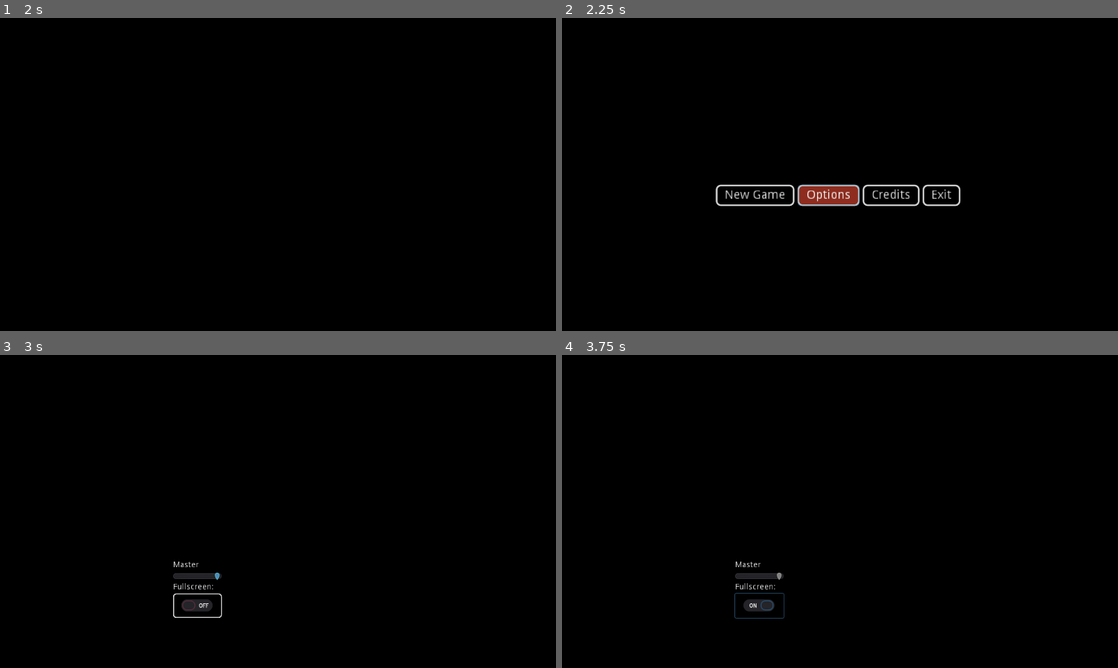
Above: before the commit, frames 1-4 (two rows, left to right).
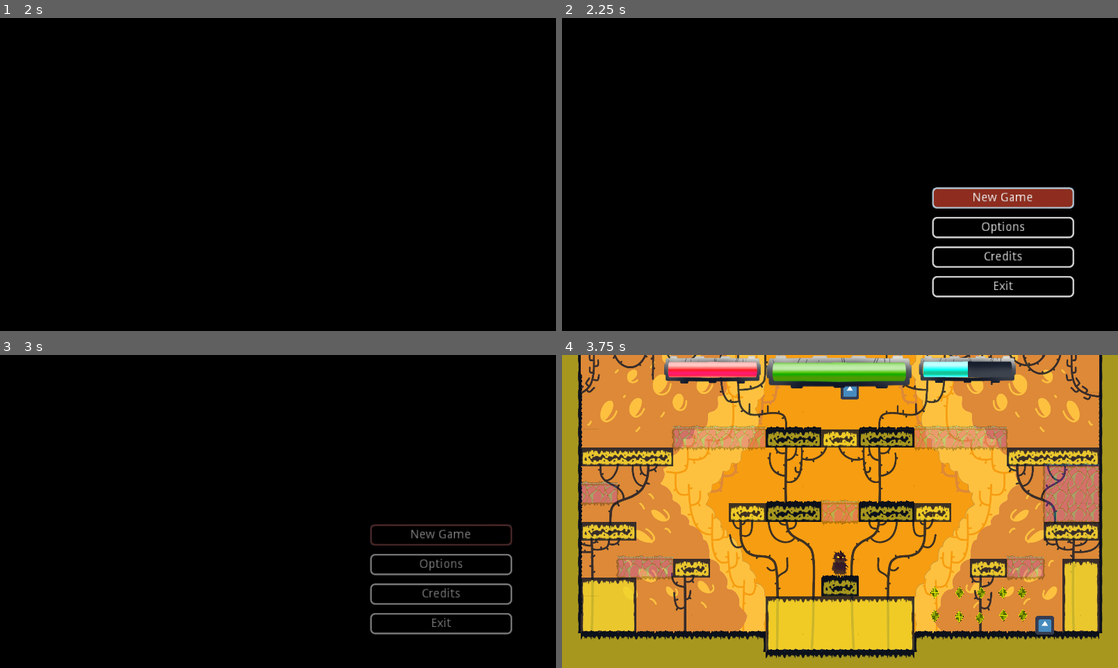
Above: after the commit, the same moments.

Repository: korvato-prime/hyperdimensional-knight
Game: Godot game, scene res://interface/TitleSceen.tscn
Two runs of this game, one before a commit and one after it. Both use one fixed random seed, a clock stepped at 60 frames per second and the inputs below. The engine's default icon, where the game draws it, is replaced by a stand-in: a white triangle on a blue panel in a dark square.
Inputs (mouse positions are in pixels of both pictures, inside the frame that each line leads up to):
- Up to frame 1 (2 s): tap Enter at 0.5 s; move the mouse to (400, 158) at 0.52 s; hold Right (ui_right) 0.53-1.28 s; hold Z (shoot) 0.53-1.28 s; tap Up (jump) at 0.77, 1.52 s; tap Space (swap) at 1.25, 1.35 s; move the mouse to (166, 190) at 1.27 s; hold Down (ui_down) from 1.28 s (still down)
- Up to frame 2 (2.25 s): tap Enter at 2 s; move the mouse to (895, 105) at 2.02 s; release Down (ui_down) at 2.03 s; hold Right (ui_right) from 2.03 s (still down); hold Z (shoot) from 2.03 s (still down)
- Up to frame 3 (3 s): release Right (ui_right) at 2.75 s; release Z (shoot) at 2.75 s; click "New Game" at 2.75 s
- Up to frame 4 (3.75 s): click (762, 605) at 3.52 s

Frame 1 is identical in both runs. In frame 2, 4.6% of the frame differs, in the area x 27-93%, y 53-90%; in frame 3, 2.4%; in frame 4, 100%, in the area x 0-100%, y 0-100%.
Error after the commit: Parse Error: Parse error: Spaces used before tabs on a line (res://enemies/walker/Walker.gd:37)

Commit message:
title screen - scene navigation and details

Diff:
--- a/interface/TitleSceen.gd
+++ b/interface/TitleSceen.gd
@@ -1,9 +1,7 @@
 extends Control
 
 func _ready():
-	$OptionsContainer.hide()
-	$CreditsText.hide()
-	get_node("anim").play("start")
+	show_title_screen()
 
 func _on_NewGameButton_pressed():
 	Transition.fade_out("res://levels/Level_1.tscn")
@@ -35,3 +33,17 @@
 
 func _on_anim_animation_finished(anim_name):
 	$VBoxContainer/NewGameButton.grab_focus()
+
+func _on_OptionsBack_pressed():
+	show_title_screen()
+	pass # Replace with function body.
+
+func _on_Back_pressed():
+	show_title_screen()
+	pass # Replace with function body.
+
+func show_title_screen():
+	$TitleLabel2.rect_position = Vector2(420, -200)
+	$OptionsContainer.hide()
+	$CreditsText.hide()
+	get_node("anim").play("start")
--- a/interface/TitleSceen.tscn
+++ b/interface/TitleSceen.tscn
@@ -20,7 +20,7 @@
 tracks/0/imported = false
 tracks/0/enabled = true
 tracks/0/keys = {
-"times": PoolRealArray( 1.1, 1.4, 1.5 ),
+"times": PoolRealArray( 1, 1.4, 1.5 ),
 "transitions": PoolRealArray( 1, 1, 1 ),
 "update": 0,
 "values": [ Vector2( 420, -200 ), Vector2( 420, 260 ), Vector2( 420, 210 ) ]
@@ -105,82 +105,125 @@
 text = "knight"
 
 [node name="OptionsContainer" type="VBoxContainer" parent="."]
-editor/display_folded = true
-margin_left = 597.792
-margin_top = 711.255
-margin_right = 681.792
-margin_bottom = 809.255
+margin_left = 161.605
+margin_top = 601.814
+margin_right = 974.605
+margin_bottom = 712.814
 rect_scale = Vector2( 2, 2 )
+__meta__ = {
+"_edit_group_": true
+}
 
 [node name="MasterLabel" type="Label" parent="OptionsContainer"]
-margin_right = 84.0
+margin_right = 813.0
 margin_bottom = 14.0
 text = "Master"
 
 [node name="HSlider" type="HSlider" parent="OptionsContainer"]
 margin_top = 18.0
-margin_right = 84.0
+margin_right = 813.0
 margin_bottom = 34.0
 script = ExtResource( 4 )
 
-[node name="FullscreenLabel" type="Label" parent="OptionsContainer"]
+[node name="HBoxContainer" type="HBoxContainer" parent="OptionsContainer"]
+editor/display_folded = true
 margin_top = 38.0
-margin_right = 84.0
-margin_bottom = 52.0
+margin_right = 813.0
+margin_bottom = 80.0
+
+[node name="FullscreenLabel" type="Label" parent="OptionsContainer/HBoxContainer"]
+margin_top = 14.0
+margin_right = 70.0
+margin_bottom = 28.0
 text = "Fullscreen:"
 
-[node name="CheckBox" type="CheckButton" parent="OptionsContainer"]
-margin_top = 56.0
-margin_right = 84.0
-margin_bottom = 98.0
-
-[node name="VBoxContainer" type="HBoxContainer" parent="."]
+[node name="CheckBox" type="CheckButton" parent="OptionsContainer/HBoxContainer"]
+margin_left = 74.0
+margin_right = 158.0
+margin_bottom = 42.0
+
+[node name="HBoxContainer2" type="HBoxContainer" parent="OptionsContainer"]
+margin_top = 84.0
+margin_right = 813.0
+margin_bottom = 108.0
+
+[node name="OptionsBack" type="Button" parent="OptionsContainer/HBoxContainer2"]
+margin_right = 813.0
+margin_bottom = 24.0
+size_flags_horizontal = 3
+text = "Back"
+
+[node name="VBoxContainer" type="VBoxContainer" parent="."]
 editor/display_folded = true
-margin_left = 532.092
-margin_top = 576.425
-margin_right = 813.092
-margin_bottom = 600.425
+margin_left = 1279.06
+margin_top = 540.088
+margin_right = 1442.06
+margin_bottom = 696.088
 rect_scale = Vector2( 3, 3 )
+size_flags_stretch_ratio = 0.0
+custom_constants/separation = 10
 alignment = 1
+__meta__ = {
+"_edit_group_": true
+}
 
 [node name="NewGameButton" type="Button" parent="VBoxContainer"]
-margin_right = 90.0
-margin_bottom = 24.0
+margin_top = 15.0
+margin_right = 163.0
+margin_bottom = 39.0
 text = "New Game"
 
 [node name="OptionsButton" type="Button" parent="VBoxContainer"]
-margin_left = 94.0
-margin_right = 165.0
-margin_bottom = 24.0
+margin_top = 49.0
+margin_right = 163.0
+margin_bottom = 73.0
 text = "Options"
 
 [node name="CreditsButton" type="Button" parent="VBoxContainer"]
-margin_left = 169.0
-margin_right = 234.0
-margin_bottom = 24.0
+margin_top = 83.0
+margin_right = 163.0
+margin_bottom = 107.0
 text = "Credits"
 
 [node name="ExitButton" type="Button" parent="VBoxContainer"]
-margin_left = 238.0
-margin_right = 281.0
-margin_bottom = 24.0
+margin_top = 117.0
+margin_right = 163.0
+margin_bottom = 141.0
 text = "Exit"
 
 [node name="AudioStreamPlayer" type="AudioStreamPlayer" parent="."]
 
 [node name="CreditsText" type="RichTextLabel" parent="."]
-margin_left = 962.569
-margin_top = 687.197
-margin_right = 1083.57
-margin_bottom = 781.197
+margin_left = 68.0
+margin_top = 492.0
+margin_right = 513.0
+margin_bottom = 631.0
 rect_scale = Vector2( 4, 4 )
-text = "This game was made by a lot of cool guys and some excellent tools."
+text = "This game was made by a lot of cool guys and some excellent tools.
+
+Developers:					Artists:						Composer:
+	- Corvato						- jeiser						- jmm
+	- Manpacman				- clark.gaston
+	- Panch"
+
+[node name="Back" type="Button" parent="CreditsText"]
+margin_left = 303.0
+margin_top = 100.719
+margin_right = 426.0
+margin_bottom = 124.719
+text = "Back"
 
 [node name="anim" type="AnimationPlayer" parent="."]
 anims/start = SubResource( 2 )
-[connection signal="toggled" from="OptionsContainer/CheckBox" to="." method="_on_CheckBox_toggled"]
+
+[node name="HBoxContainer" type="HBoxContainer" parent="."]
+margin_right = 40.0
+margin_bottom = 40.0
+[connection signal="toggled" from="OptionsContainer/HBoxContainer/CheckBox" to="." method="_on_CheckBox_toggled"]
+[connection signal="pressed" from="OptionsContainer/HBoxContainer2/OptionsBack" to="." method="_on_OptionsBack_pressed"]
 [connection signal="pressed" from="VBoxContainer/NewGameButton" to="." method="_on_NewGameButton_pressed"]
 [connection signal="pressed" from="VBoxContainer/OptionsButton" to="." method="_on_OptionsButton_pressed"]
 [connection signal="pressed" from="VBoxContainer/CreditsButton" to="." method="_on_CreditsButton_pressed"]
 [connection signal="pressed" from="VBoxContainer/ExitButton" to="." method="_on_ExitButton_pressed"]
+[connection signal="pressed" from="CreditsText/Back" to="." method="_on_Back_pressed"]
 [connection signal="animation_finished" from="anim" to="." method="_on_anim_animation_finished"]
